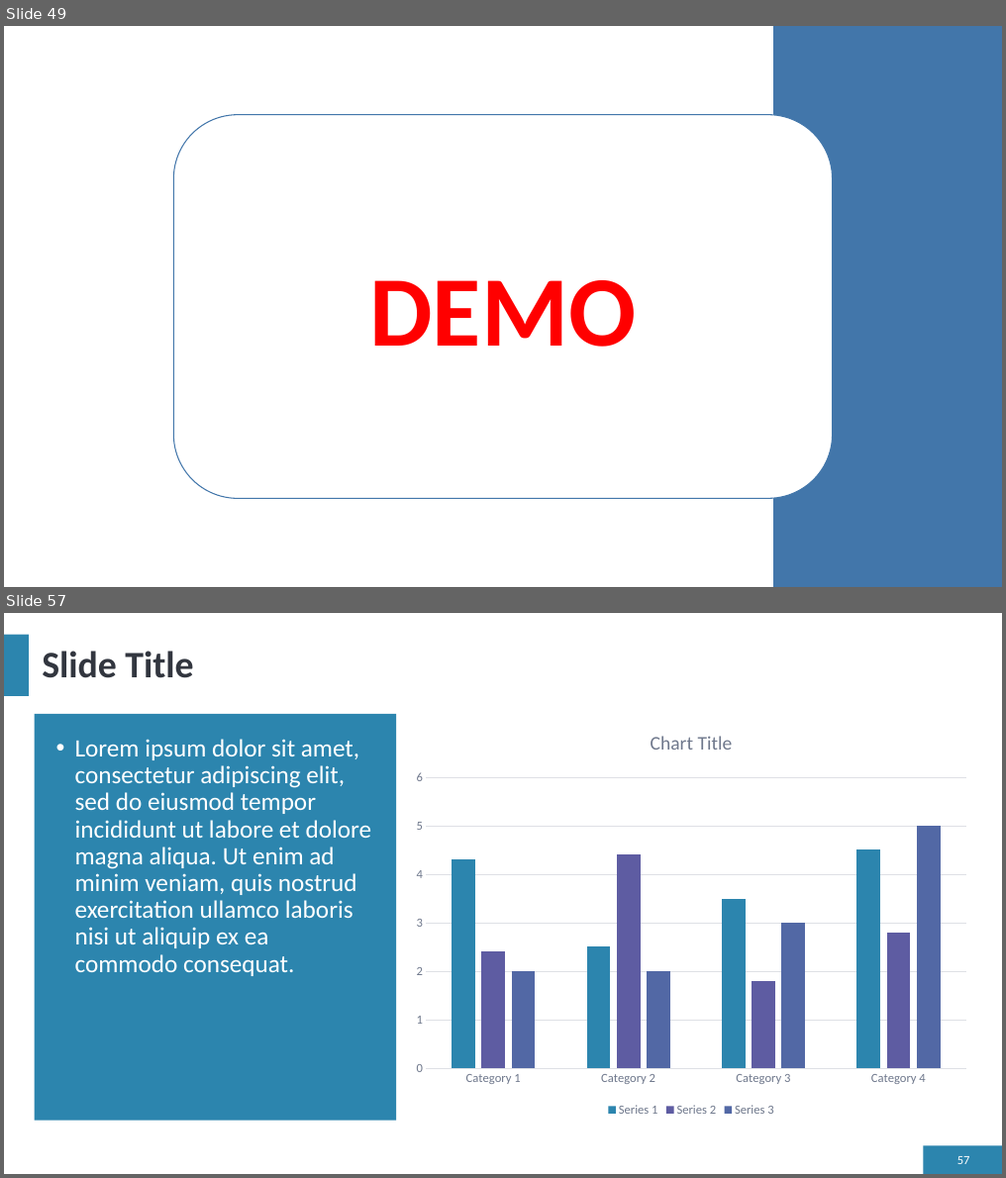
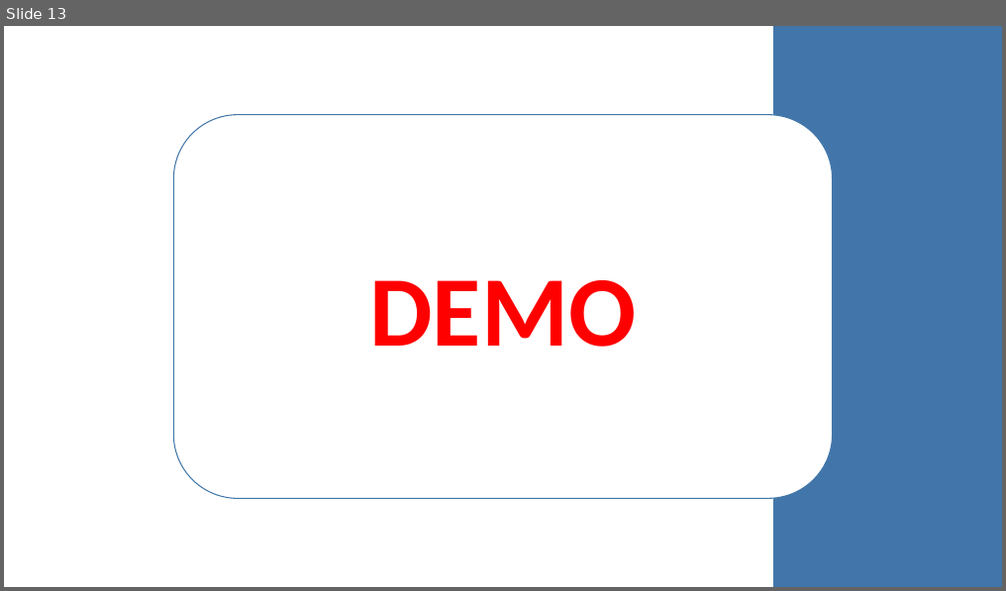
Before and after one commit to letranbaosuong/Lap-Trinh-Moi-Truong-Truc-Quan, a slide deck: Bao_Cao/LinQ.pptx. Shown one above the other, each under a label of ours: slides 49 and 57 before the commit, slide 13 after it; the slides between them are not shown. The pictures are 1006x1178 and 1006x591 pixels, drawn with LibreOffice and Linux fonts; fonts in the diff are those of the drawing; background and template pictures are left out. Boxes give left, top, right and bottom in pixels: in the first picture for what was removed or moved away, otherwise in the second. Text is boxed around its words. In the diff, an @@ line names an element or a change of style, - is before the commit and + after.

```diff
--- a/Bao_Cao/LinQ.pptx
+++ b/Bao_Cao/LinQ.pptx
@@ slide 57 removed at bbox=[4, 613, 1002, 1174], background #FFFFFF; not listed: 2 template elements that a slide beside it also shows @@
@@ title removed at bbox=[42, 651, 193, 678] @@
-Slide Title
@@ rectangle removed at bbox=[35, 714, 396, 1121] @@
@@ column chart removed at bbox=[405, 714, 978, 1121] @@
-categories: Category 1, Category 2, Category 3, Category 4
-Series 1: 4.3, 2.5, 3.5, 4.5
-Series 2: 2.4, 4.4, 1.8, 2.8
-Series 3: 2, 2, 3, 5
@@ text removed at bbox=[75, 739, 372, 976] @@
-• Lorem ipsum dolor sit amet, consectetur adipiscing elit, sed do eiusmod tempor incididunt ut labore et dolore magna aliqua. Ut enim ad minim veniam, quis nostrud exercitation ullamco laboris nisi ut aliquip ex ea commodo consequat.
@@ page number removed at bbox=[957, 1157, 970, 1164] @@
-57
@@ what was slide 49 is now slide 13 @@
```
Also in this commit, not shown: 11 slides added, 54 other slides removed, 46 other files.
